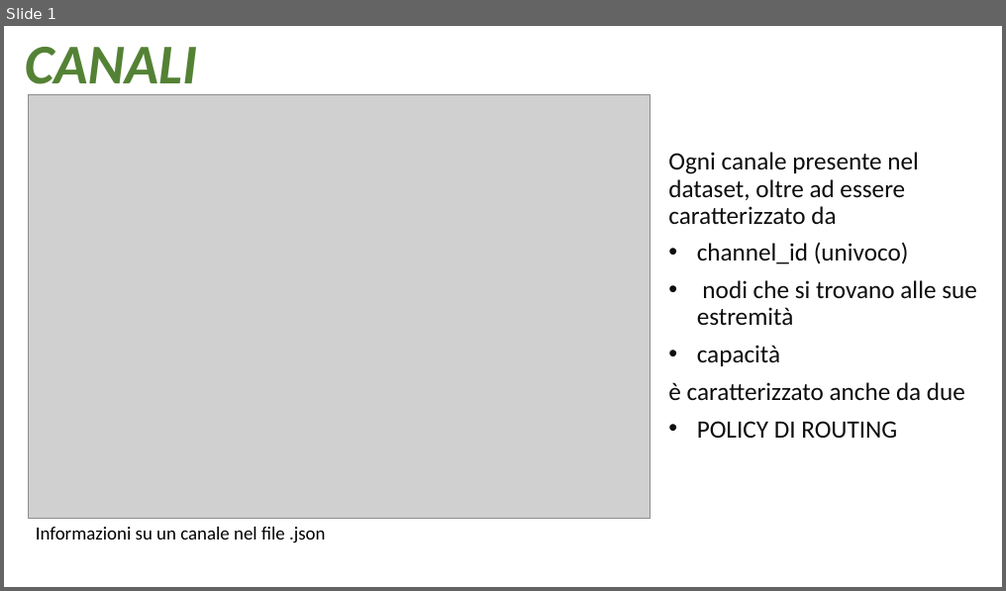
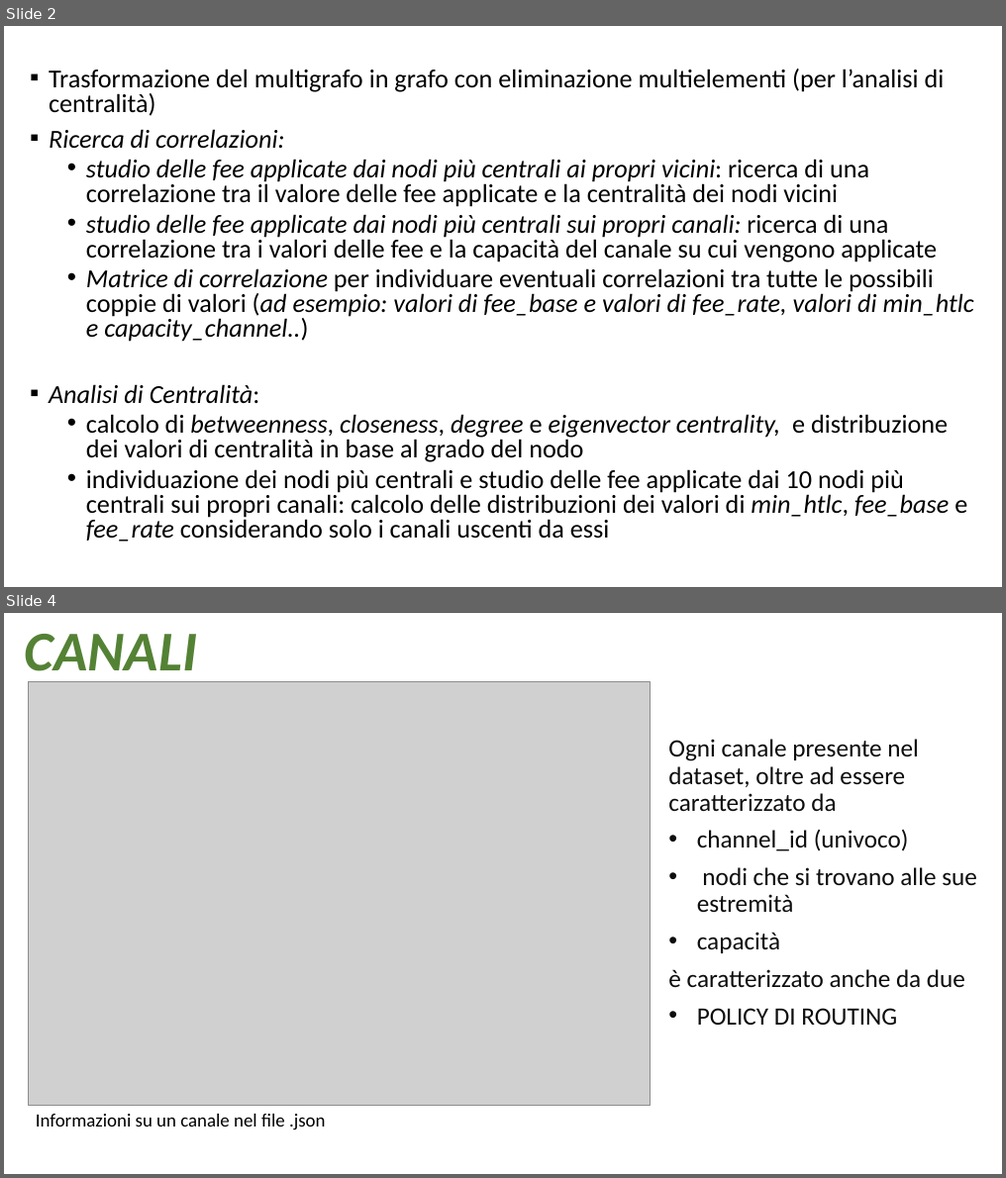
Before and after one commit to robertazucca/Tesi_Roberta, a slide deck: LN.pptx. Shown one above the other, each under a label of ours: slide 1 before the commit, slides 2 and 4 after it; the slides between them are not shown. The pictures are 1006x591 and 1006x1178 pixels, drawn with LibreOffice and Linux fonts; fonts in the diff are those of the drawing; grey boxes stand for pictures. Boxes give left, top, right and bottom in pixels: in the first picture for what was removed or moved away, otherwise in the second. Text is boxed around its words. In the diff, an @@ line names an element or a change of style, - is before the commit and + after.

```diff
--- a/LN.pptx
+++ b/LN.pptx
@@ slide 2 added at (x1=4, y1=26, x2=1002, y2=587), background #FFFFFF @@
@@ text added at (x1=49, y1=69, x2=974, y2=542), 25 pt, text #000000 @@
+▪ Trasformazione del multigrafo in grafo con eliminazione multielementi (per l’analisi di centralità)
+▪ Ricerca di correlazioni:
+  • studio delle fee applicate dai nodi più centrali ai propri vicini: ricerca di una correlazione tra il valore delle fee applicate e la centralità dei nodi vicini
+  • studio delle fee applicate dai nodi più centrali sui propri canali: ricerca di una correlazione tra i valori delle fee e la capacità del canale su cui vengono applicate
+  • Matrice di correlazione per individuare eventuali correlazioni tra tutte le possibili coppie di valori (ad esempio: valori di fee_base e valori di fee_rate, valori di min_htlc e capacity_channel..)
+▪ Analisi di Centralità:
+  • calcolo di betweenness, closeness, degree e eigenvector centrality, e distribuzione dei valori di centralità in base al grado del nodo
+  • individuazione dei nodi più centrali e studio delle fee applicate dai 10 nodi più centrali sui propri canali: calcolo delle distribuzioni dei valori di min_htlc, fee_base e fee_rate considerando solo i canali uscenti da essi
@@ what was slide 1 is now slide 4 @@
```
Also in this commit, not shown: 1 slide changed, 4 other slides added, 2 other files.
